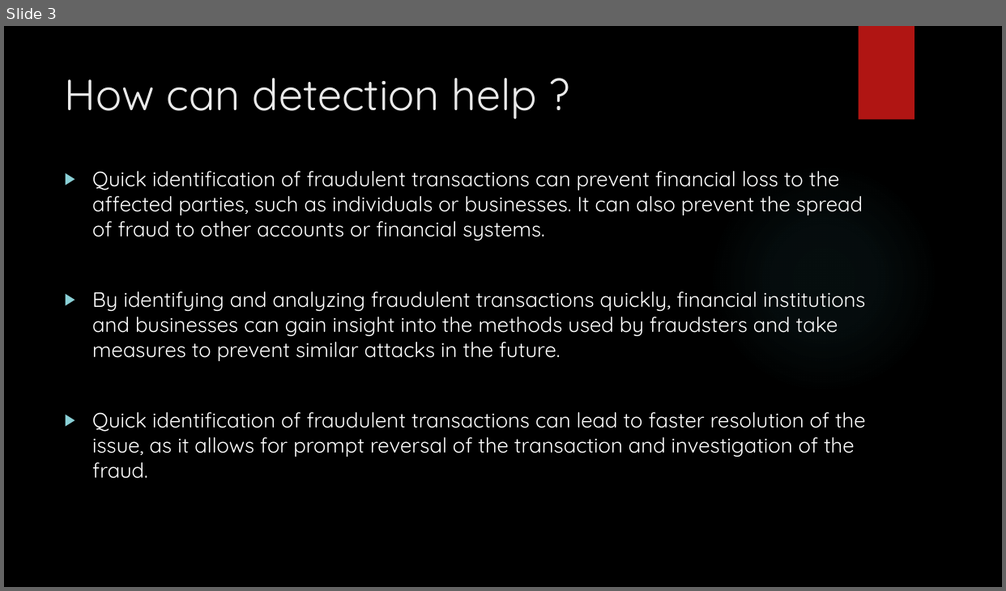
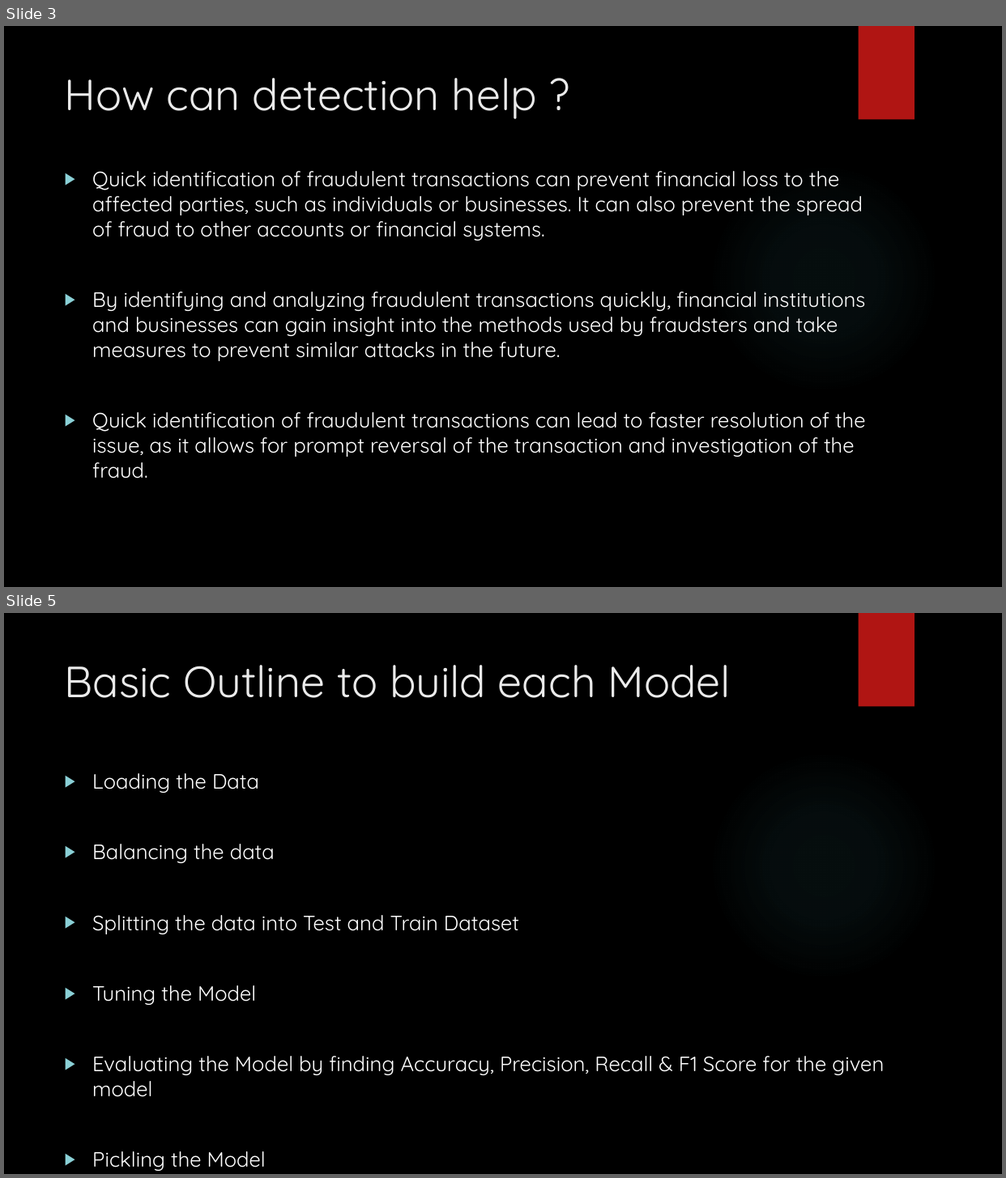
Before and after one commit to de-coding-life/Credit_Card_Fraud_Detection, a slide deck: Presentation/Presentation.pptx. Shown one above the other, each under a label of ours: slide 3 before the commit, slides 3 and 5 after it; the slides between them are not shown. The pictures are 1006x591 and 1006x1178 pixels, drawn with LibreOffice and Linux fonts; fonts in the diff are those of the drawing; background and template pictures are left out. Boxes give left, top, right and bottom in pixels: in the first picture for what was removed or moved away, otherwise in the second. Text is boxed around its words. In the diff, an @@ line names an element or a change of style, - is before the commit and + after.

```diff
--- a/Presentation/Presentation.pptx
+++ b/Presentation/Presentation.pptx
@@ slide 5 added at (4,613,1002,1174), background picture (left out); not listed: 2 template elements that a slide beside it also shows @@
@@ title added at (65,665,730,698), 42 pt, text #EBEBEB @@
+Basic Outline to build each Model
@@ text added at (92,773,884,1171), 20 pt, text #FFFFFF @@
+▶ Loading the Data
+▶ Balancing the data
+▶ Splitting the data into Test and Train Dataset
+▶ Tuning the Model
+▶ Evaluating the Model by finding Accuracy, Precision, Recall & F1 Score for the given model
+▶ Pickling the Model
```
Also in this commit, not shown: 1 slide changed, 7 other slides added, 7 other files.
